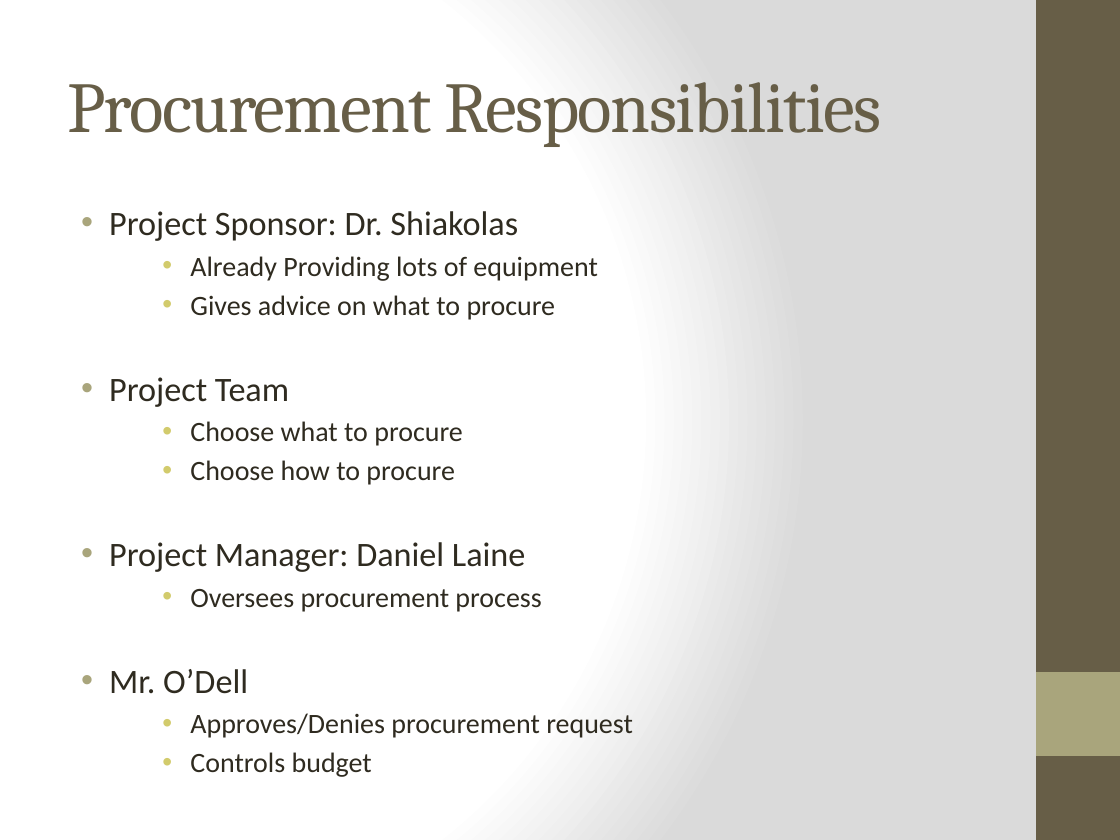
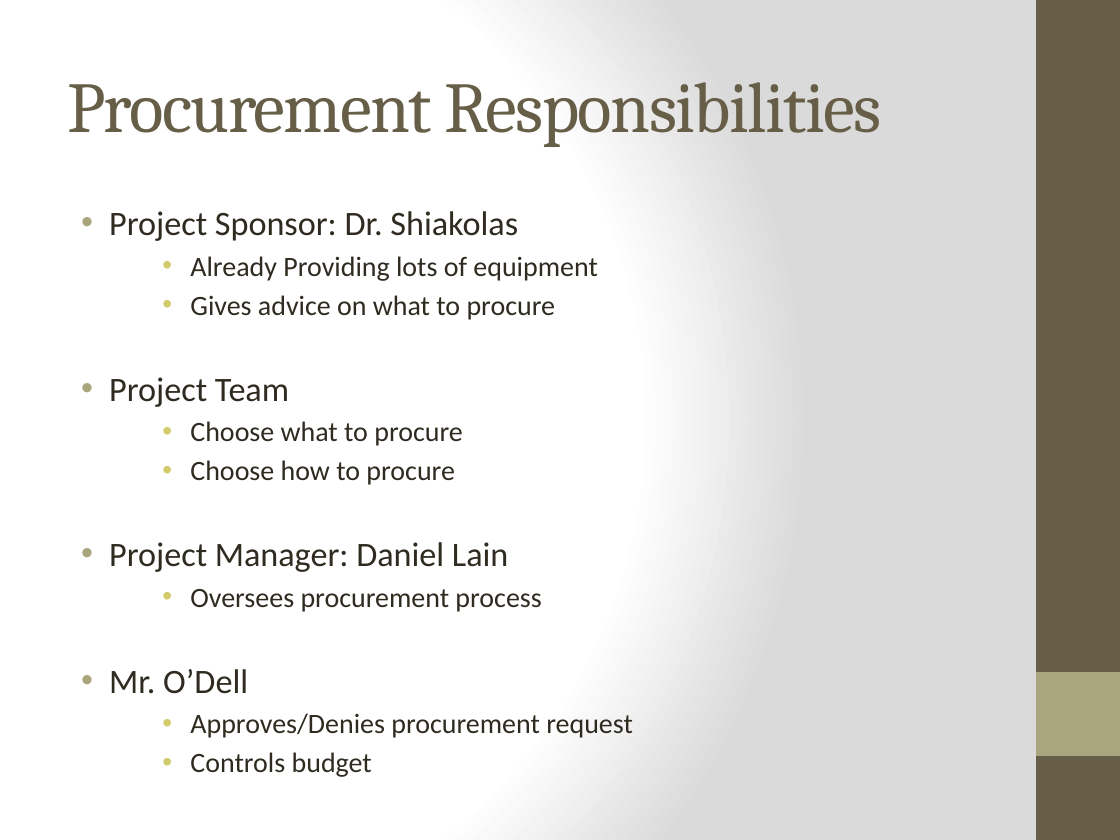
Before and after one commit to qpHalcy0n/SRDesign, a slide deck: slide 8 of Charter Presentation/Team Ink3d.pptx. Drawn at 1120x840 pixels with LibreOffice and Linux fonts; fonts in the diff are those of the drawing. Boxes give left, top, right and bottom in pixels: in the first picture for what was removed or moved away, otherwise in the second. Text is boxed around its words. In the diff, an @@ line names an element or a change of style, - is before the commit and + after.

```diff
--- a/Charter Presentation/Team Ink3d.pptx
+++ b/Charter Presentation/Team Ink3d.pptx
@@ text at bbox=[109, 542, 508, 572]: text changed @@
-• Project Manager: Daniel Laine
+• Project Manager: Daniel Lain
```
Also in this commit, not shown: 2 other slides changed, 1 other file.
